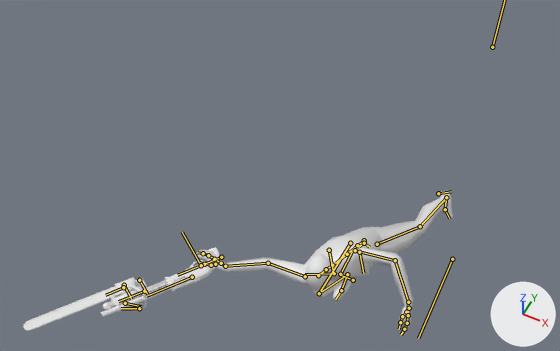
An edit to the FBX model Assets/Models/Player/final.fbx, drawn before and after from the same camera.
Rendered twice from a camera (50 mm lens) standing at (0.96, -7.35, 5.63) and looking at (-1.21, -3.01, 0.21). Arrows for +X, +Y and +Z are at lower right; the lights stay in place. Both versions are drawn at frame 1 of the action 'Character|Attack3'; the numbers are the values there. The bones that bend it are drawn over the model as lines.

Names of what the first picture shows: 'Body'.
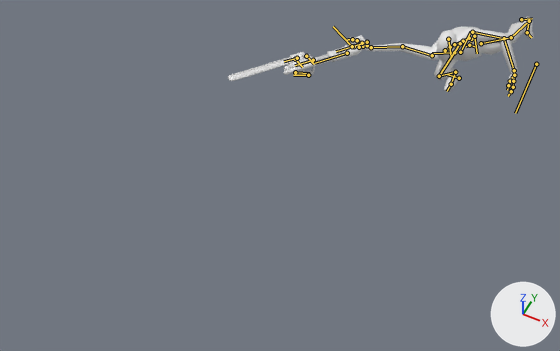
The change in detail:
Bone 'Root' (bone_root) moves from (0.0, 0.0, 0.0) to (0.0, 0.0, -11.88).
Bone 'toe.R' (bone_toe_r) turns from (14, 0, 0) to (0, 0, 0) degrees about its own x, y and z.
Bone 'GunRoot' (bone_gunroot) moves from (3.83, 21.87, 2.69) to (3.83, 9.99, 2.67).

Location of each change, (x1, y1, x2, y2) in pixels of the pictures (560 x 351 px):
'Body', posed: before (23, 191, 453, 336); after (228, 17, 534, 97)
bone 'toe.R', root to tip: before (341, 290) to (335, 299); after (451, 84) to (447, 91)
bone 'GunRoot', root to tip: before (221, 257) to (177, 275); after (367, 42) to (336, 51)
